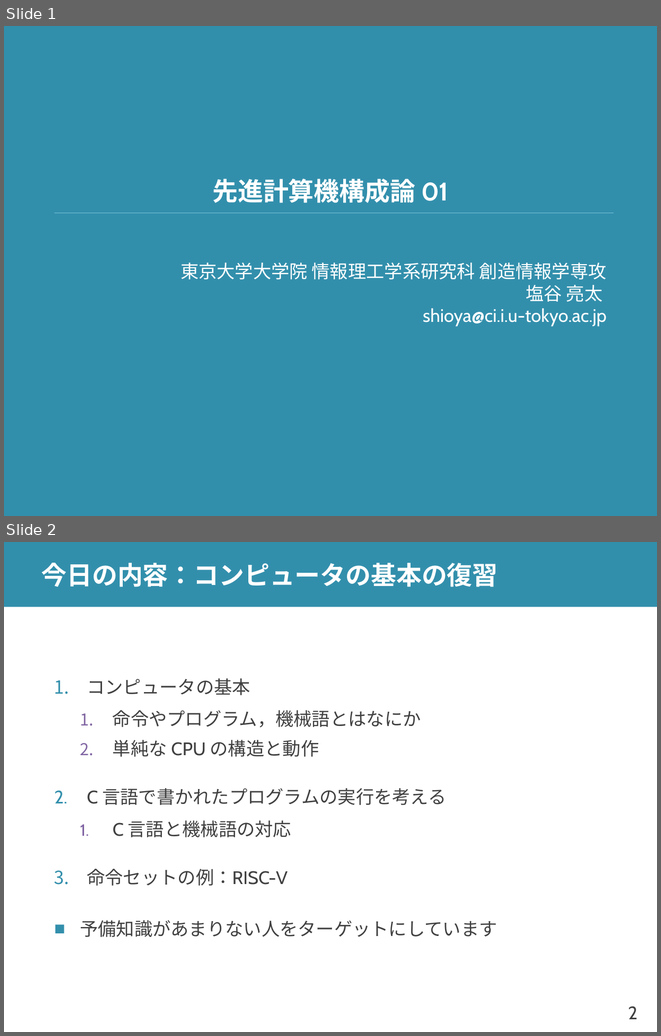
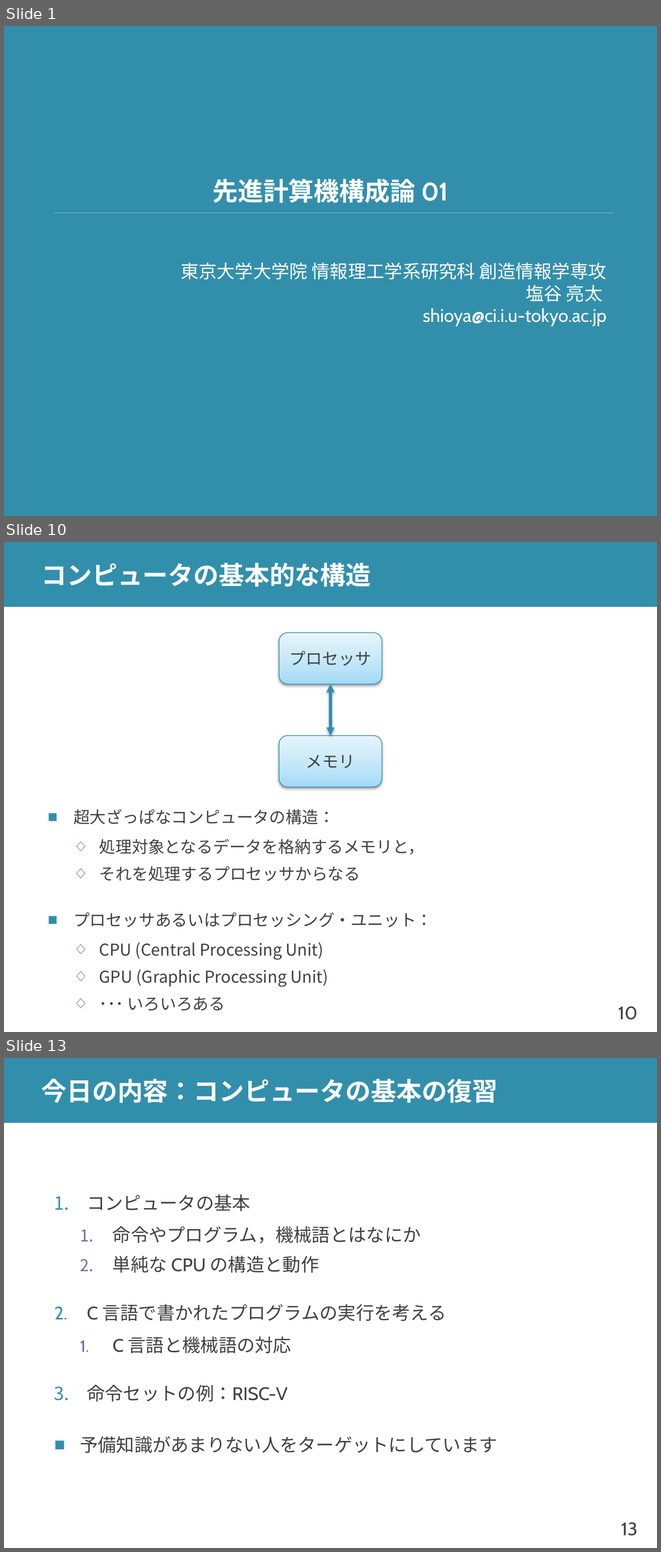
Before and after one commit to shioyadan/advanced-computer-organization, a slide deck: aco-shioya-01.pptx. Shown one above the other, each under a label of ours: slides 1 and 2 before the commit, slides 1, 10 and 13 after it; the slides between them are not shown. The pictures are 661x1036 and 661x1552 pixels, drawn with LibreOffice and Linux fonts; fonts in the diff are those of the drawing. Boxes give left, top, right and bottom in pixels: in the first picture for what was removed or moved away, otherwise in the second. Text is boxed around its words. In the diff, an @@ line names an element or a change of style, - is before the commit and + after.

```diff
--- a/aco-shioya-01.pptx
+++ b/aco-shioya-01.pptx
@@ slide 10 added at box(4, 542, 657, 1032), background #FFFFFF; not listed: 2 template elements that a slide beside it also shows @@
@@ title added at box(42, 563, 371, 587), 28 pt, text #FFFFFF, bold @@
+コンピュータの基本的な構造
@@ rounded rectangle added at box(279, 633, 381, 685), fill gradient #A2D9F7 to #BFE4F8 to #E6F5FD, outline #2E8DAB 0.75 pt, 18 pt, text #404040 @@
+プロセッサ
@@ double arrow added from (330, 685) to (330, 735), #328FAC 3 pt @@
@@ rounded rectangle added at box(279, 735, 381, 787), fill gradient #A2D9F7 to #BFE4F8 to #E6F5FD, outline #2E8DAB 0.75 pt, 18 pt, text #404040 @@
+メモリ
@@ text added at box(73, 809, 433, 1011), 18 pt, text #404040 @@
+■ 超大ざっぱなコンピュータの構造：
+  ◇ 処理対象となるデータを格納するメモリと，
+  ◇ それを処理するプロセッサからなる
+■ プロセッサあるいはプロセッシング・ユニット：
+  ◇ CPU (Central Processing Unit)
+  ◇ GPU (Graphic Processing Unit)
+  ◇ ･･･ いろいろある
@@ what was slide 2 is now slide 13 @@
@@ page number at box(621, 1522, 637, 1536): text changed @@
-2
+13
```
Also in this commit, not shown: 6 slides changed, 11 other slides added, 1 slide removed, 1 other file.
